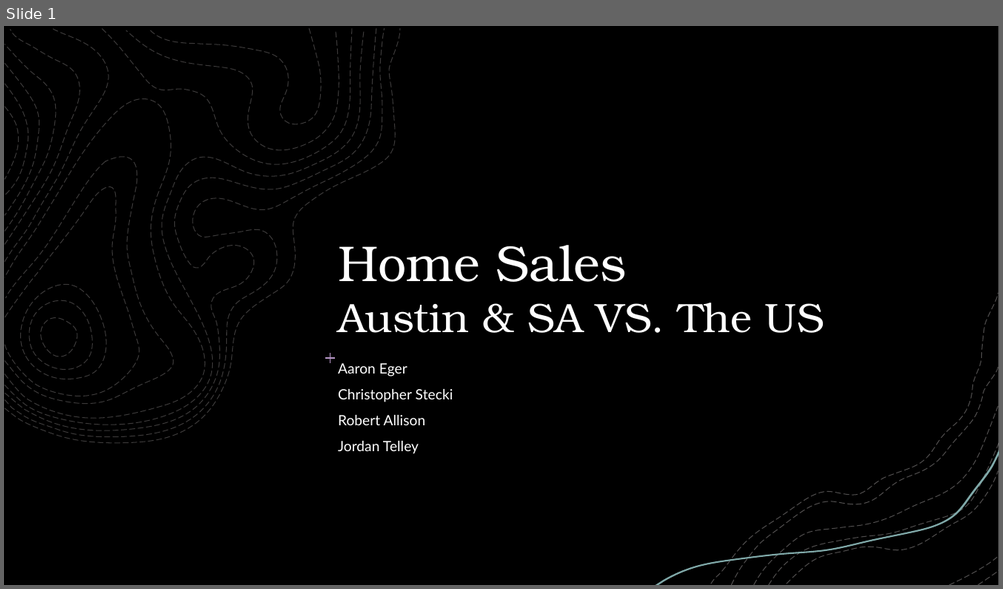
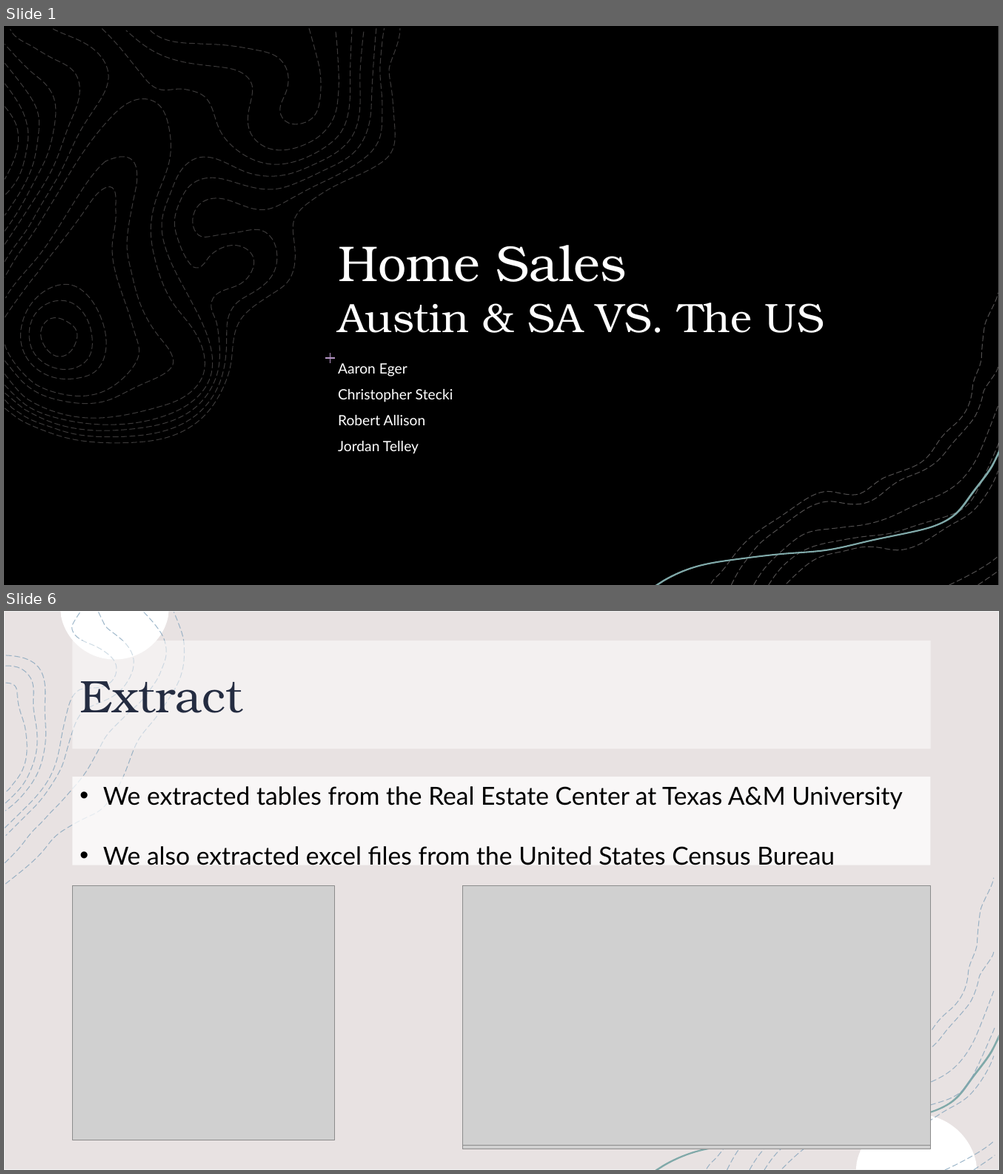
Before and after one commit to jtell32/Project-2, a slide deck: Project 2 (Group 4).pptx. Shown one above the other, each under a label of ours: slide 1 before the commit, slides 1 and 6 after it; the slides between them are not shown. The pictures are 1003x589 and 1003x1174 pixels, drawn with LibreOffice and Linux fonts; fonts in the diff are those of the drawing; grey boxes stand for pictures; background and template pictures are left out; a plain dark background stands for a picture behind light text. Boxes give left, top, right and bottom in pixels: in the first picture for what was removed or moved away, otherwise in the second. Text is boxed around its words. In the diff, an @@ line names an element or a change of style, - is before the commit and + after.

```diff
--- a/Project 2 (Group 4).pptx
+++ b/Project 2 (Group 4).pptx
@@ slide 6 added at bbox=[4, 611, 999, 1170], background picture (left out); not listed: 11 template elements that a slide beside it also shows @@
@@ rectangle added at bbox=[4, 611, 999, 1170], fill #E8E2E2, outline #F2F2F2 1 pt @@
@@ title added at bbox=[73, 641, 930, 749], fill #FFFFFF at 51% opacity, 44 pt, text #242C41 @@
+Extract
@@ group added at bbox=[5, 612, 185, 884]: 4 freeform shapes @@
@@ rectangle added at bbox=[73, 777, 930, 866], fill #FFFFFF at 75% opacity, 24 pt, text #000000 @@
+• We extracted tables from the Real Estate Center at Texas A&M University
+• We also extracted excel files from the United States Census Bureau
@@ picture added at bbox=[73, 886, 335, 1141] @@
@@ picture added at bbox=[463, 887, 930, 1150] @@
@@ picture added at bbox=[463, 886, 930, 1145] @@
@@ freeform shape added at bbox=[707, 878, 994, 1169], outline #7FA1BA 0.75 pt dashed @@
@@ freeform shape added at bbox=[782, 1056, 993, 1169], outline #7FA1BA 0.75 pt dashed @@
```
Also in this commit, not shown: 3 slides changed, 2 other slides added, 3 slides removed.
